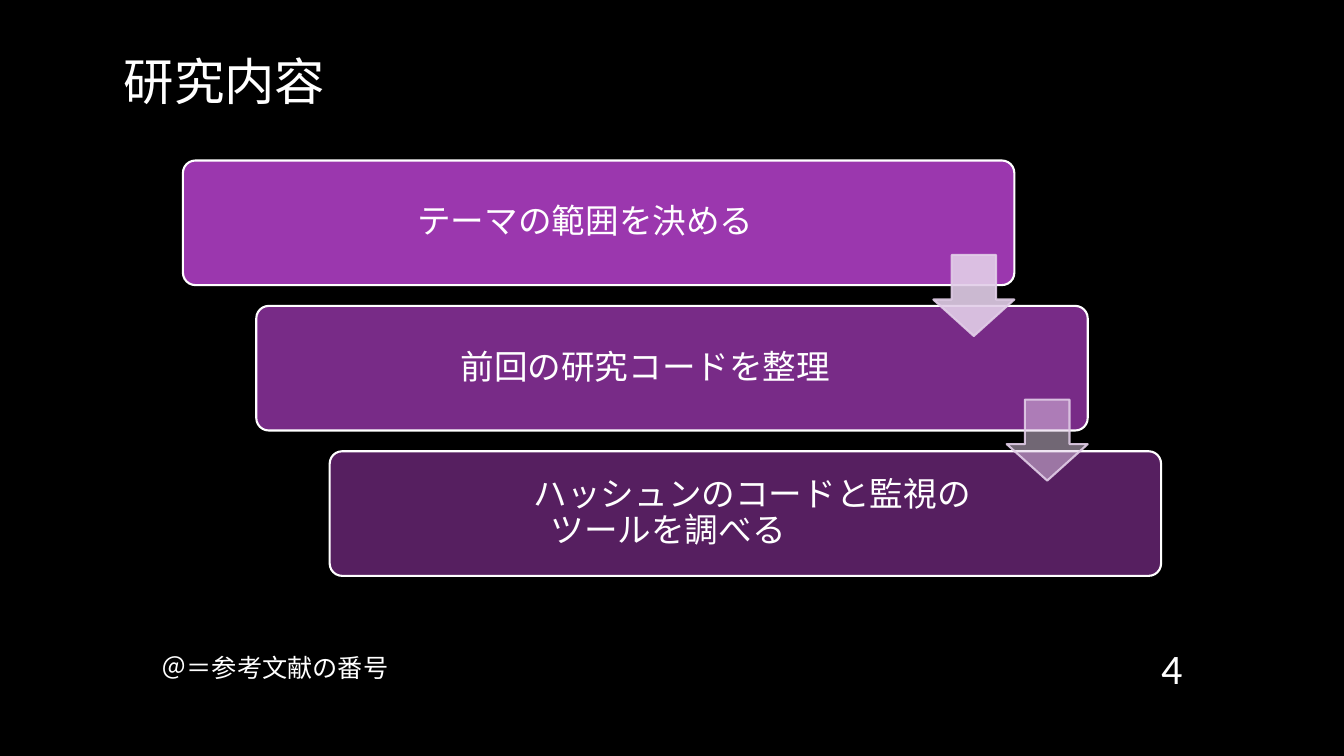
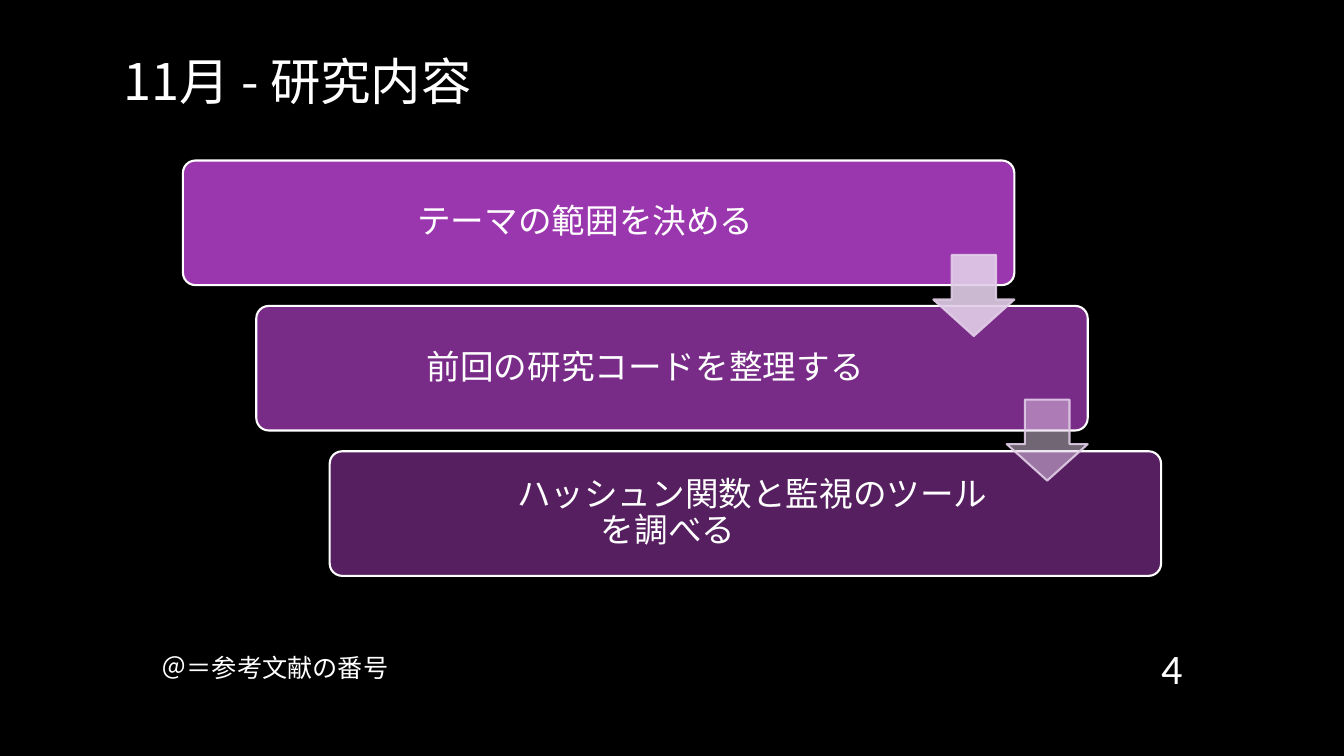
Before and after one commit to cyrusmanosa/Ecc-Year-3, a slide deck: slide 4 of Y3-Sem2/ITゼミ演習II/2024年度_11月報告会_Sk3a04_文家俊.pptx. Drawn at 1344x756 pixels with LibreOffice and Linux fonts; fonts in the diff are those of the drawing; background and template pictures are left out. Boxes give left, top, right and bottom in pixels: in the first picture for what was removed or moved away, otherwise in the second. Text is boxed around its words. In the diff, an @@ line names an element or a change of style, - is before the commit and + after.

```diff
--- a/Y3-Sem2/ITゼミ演習II/2024年度_11月報告会_Sk3a04_文家俊.pptx
+++ b/Y3-Sem2/ITゼミ演習II/2024年度_11月報告会_Sk3a04_文家俊.pptx
@@ title at box(124, 57, 472, 104): text changed @@
-研究内容
+11月 - 研究内容
@@ text at box(427, 350, 864, 382): text changed @@
-前回の研究コードを整理
+前回の研究コードを整理する
@@ text at box(517, 477, 987, 545): text changed @@
-ハッシュンのコードと監視のツールを調べる
+ハッシュン関数と監視のツールを調べる
```
Also in this commit, not shown: 5 other slides changed, 20 other files.
